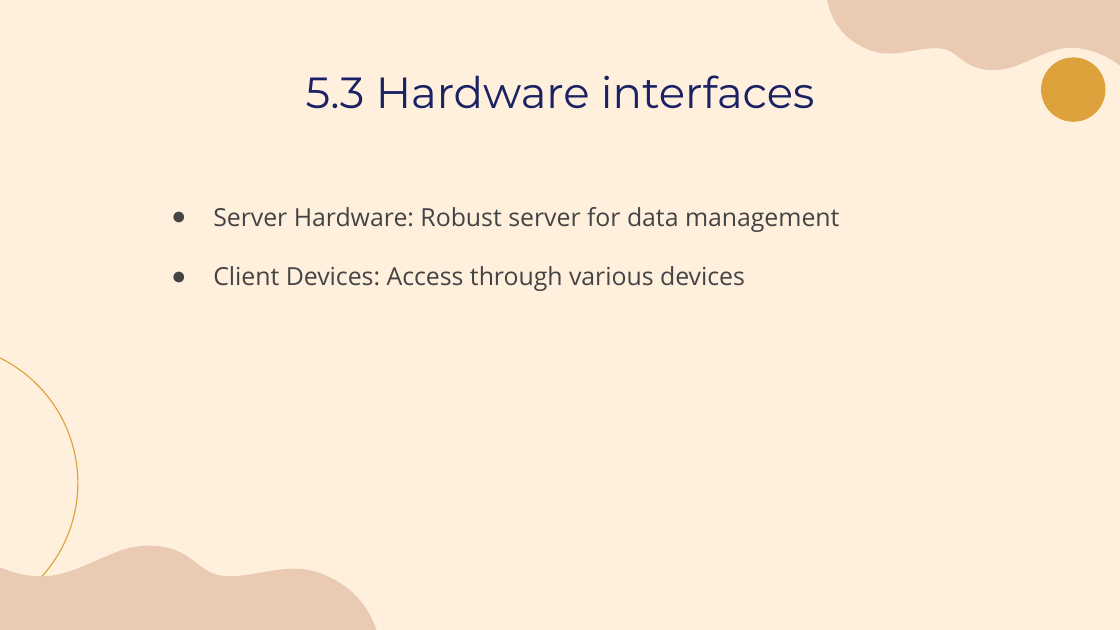
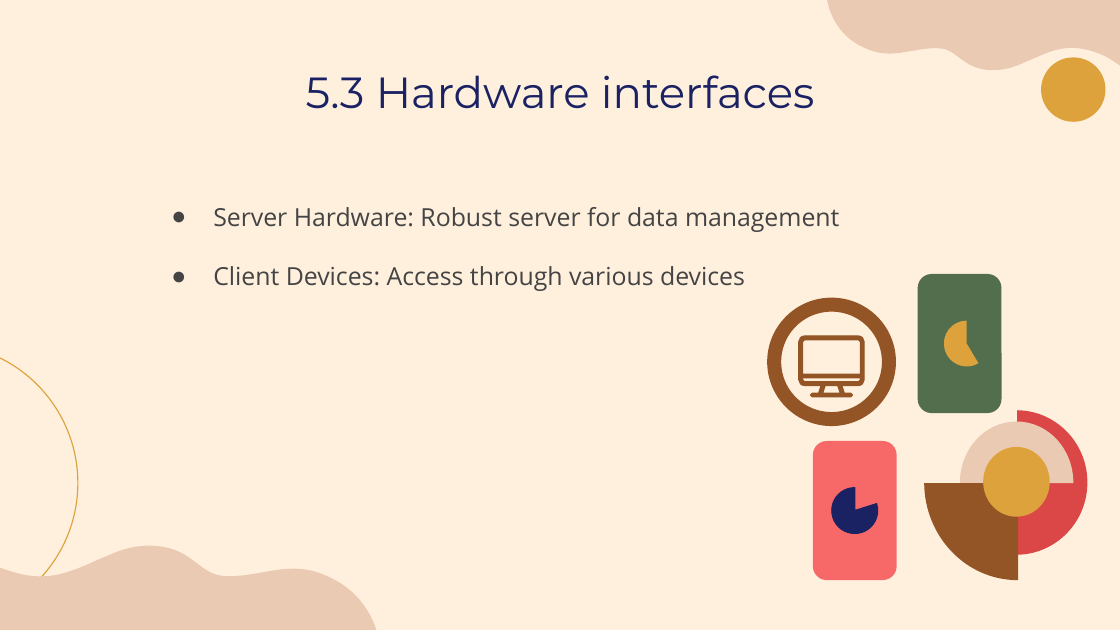
Before and after one commit to laibabintatahir/SRS-HMS, a slide deck: slide 25 of SRS.pptx (slide 26 before the commit). Drawn at 1120x630 pixels with LibreOffice and Linux fonts; fonts in the diff are those of the drawing. Boxes give left, top, right and bottom in pixels: in the first picture for what was removed or moved away, otherwise in the second. Text is boxed around its words. In the diff, an @@ line names an element or a change of style, - is before the commit and + after.

```diff
--- a/SRS.pptx
+++ b/SRS.pptx
@@ rounded rectangle added at box(917, 274, 1001, 413), fill #536E4C @@
@@ ellipse added at box(774, 305, 888, 419), fill #FFF0DE, outline #945526 9 pt @@
@@ freeform shape added at box(941, 320, 979, 366), fill #DEA23C @@
@@ freeform shape added at box(799, 336, 864, 396), fill #945526, outline #945526 0.75 pt @@
@@ rounded rectangle added at box(813, 441, 897, 580), fill #F76868 @@
@@ group added at box(924, 410, 1088, 580): 4 freeform shapes @@
@@ freeform shape added at box(830, 487, 879, 533), fill #1A2263, outline #1A2263 0.75 pt @@
```
Also in this commit, not shown: 3 other slides changed, 3 slides removed.
